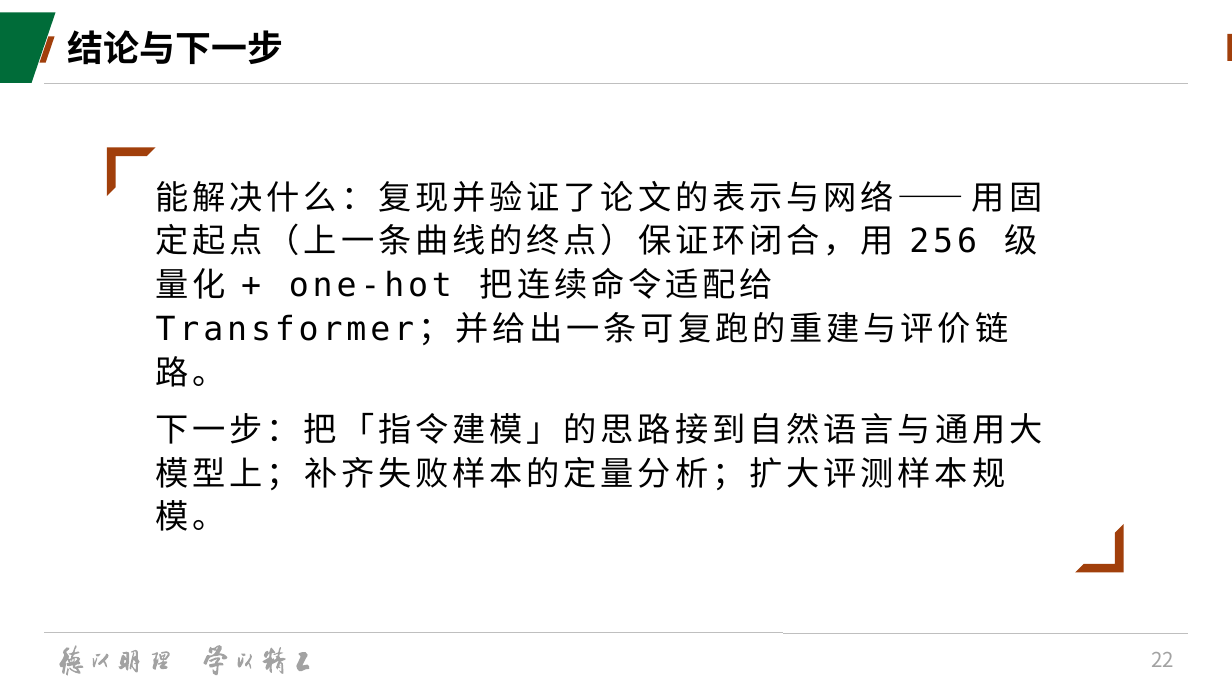
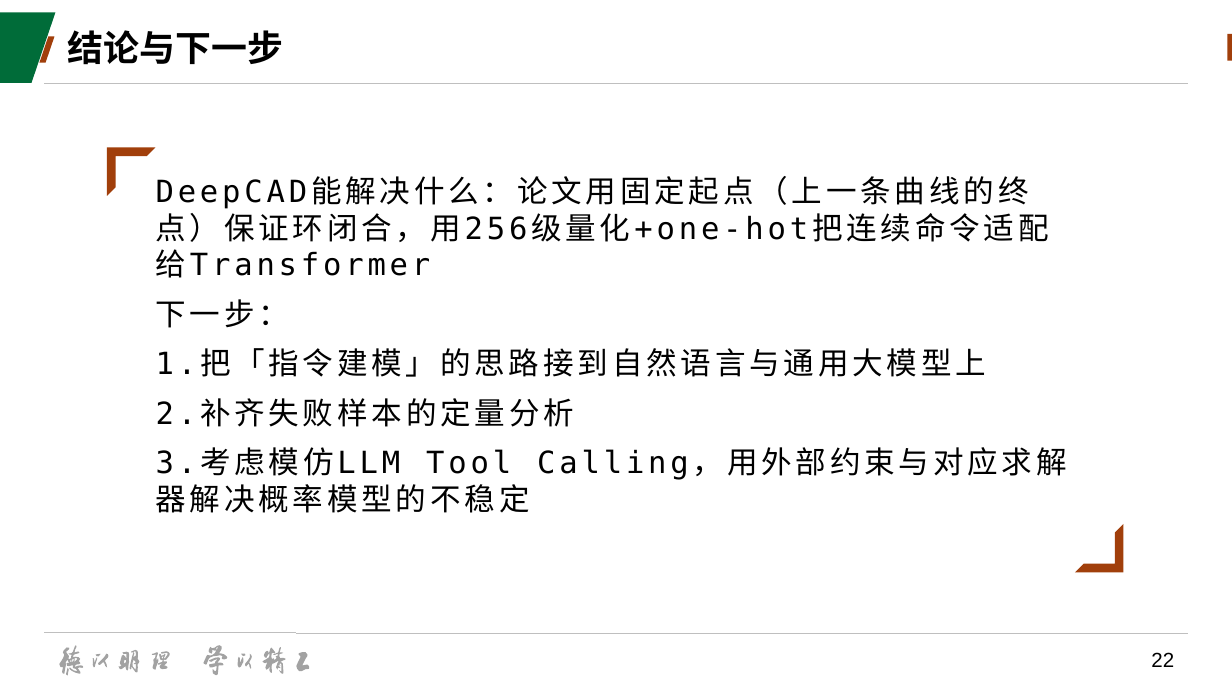
Before and after one commit to starfish667/deepcad_test, a slide deck: slide 22 of doc/AICAD汇报.pptx. Drawn at 1232x693 pixels with LibreOffice and Linux fonts; fonts in the diff are those of the drawing; background and template pictures are left out. Boxes give left, top, right and bottom in pixels: in the first picture for what was removed or moved away, otherwise in the second. Text is boxed around its words. In the diff, an @@ line names an element or a change of style, - is before the commit and + after.

```diff
--- a/doc/AICAD汇报.pptx
+++ b/doc/AICAD汇报.pptx
@@ text at (x1=156, y1=176, x2=1067, y2=513): text changed; size 25.9 to 23.8 pt @@
-能解决什么：复现并验证了论文的表示与网络——用固定起点（上一条曲线的终点）保证环闭合，用 256 级量化 + one-hot 把连续命令适配给 Transformer；并给出一条可复跑的重建与评价链路。
-下一步：把「指令建模」的思路接到自然语言与通用大模型上；补齐失败样本的定量分析；扩大评测样本规模。
+DeepCAD能解决什么：论文用固定起点（上一条曲线的终点）保证环闭合，用256级量化+one-hot把连续命令适配给Transformer
+下一步：
+1.把「指令建模」的思路接到自然语言与通用大模型上
+2.补齐失败样本的定量分析
+3.考虑模仿LLM Tool Calling，用外部约束与对应求解器解决概率模型的不稳定
@@ page number at (x1=1151, y1=652, x2=1174, y2=667): font Noto Sans CJK SC to Arial, text colour #A2A2A2 to #000000 @@
```
Also in this commit, not shown: 23 other slides changed.
